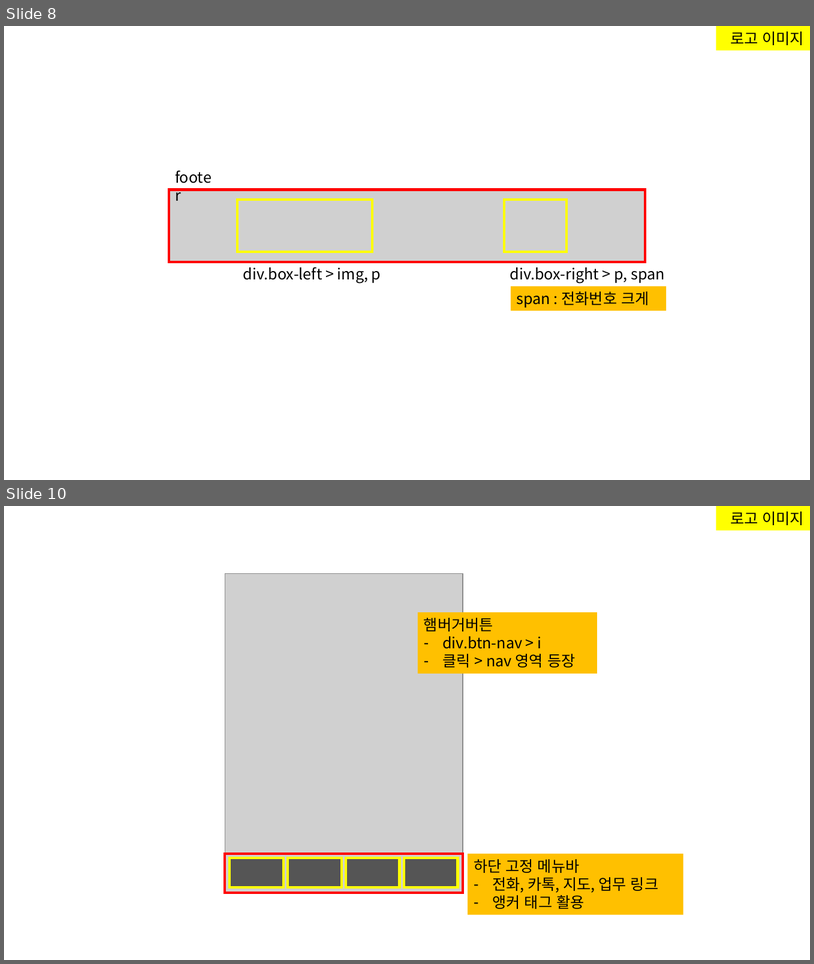
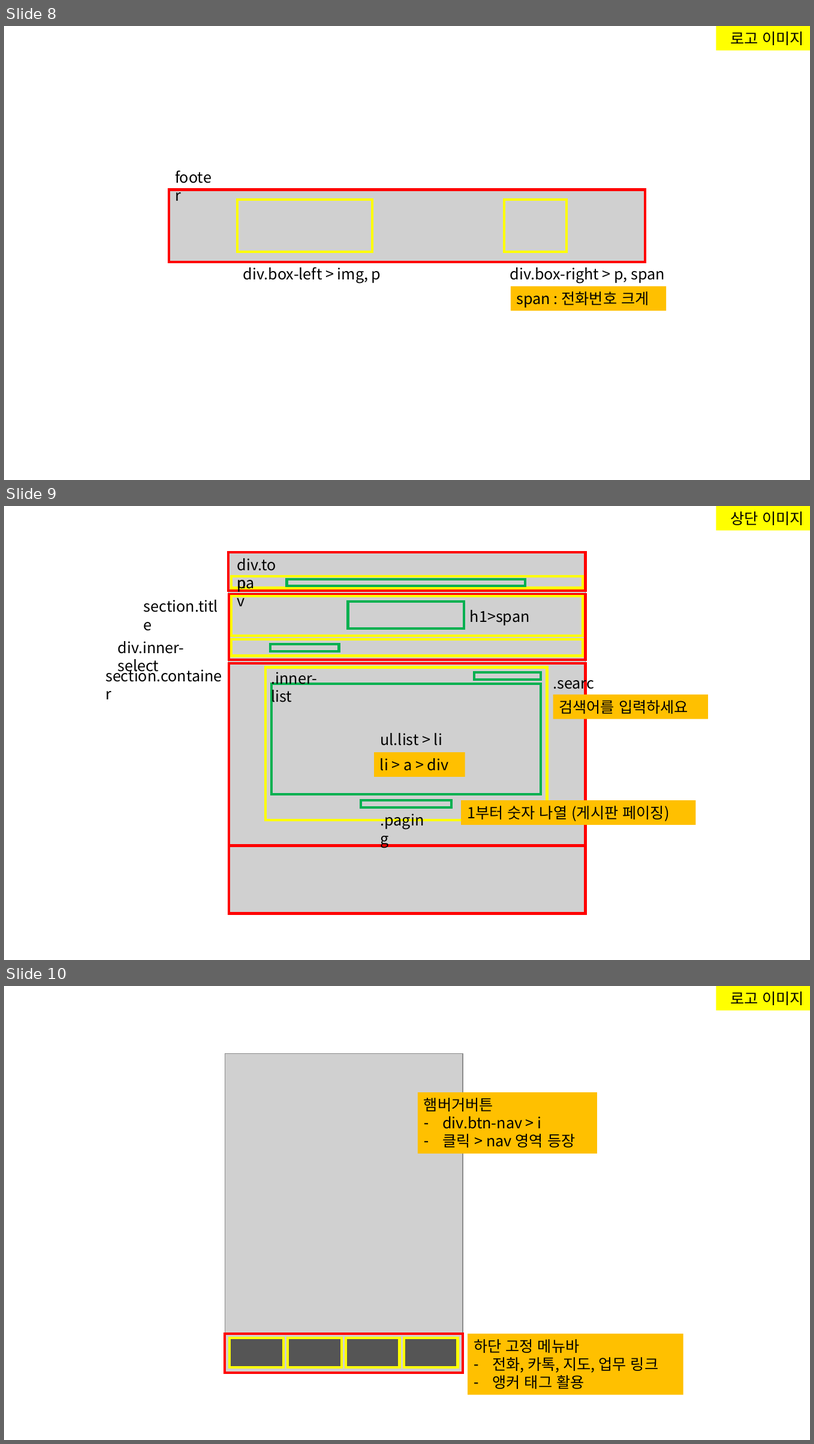
Before and after one commit to kim-yeny/project-lawfirm, a slide deck: [참고] lawfirm/(노트) lawfirm.pptx. Shown one above the other, each under a label of ours: slides 8 and 10 before the commit, slides 8, 9 and 10 after it; the slides between them are not shown. The pictures are 814x964 and 814x1444 pixels, drawn with LibreOffice and Linux fonts; fonts in the diff are those of the drawing; grey boxes stand for pictures. Boxes give left, top, right and bottom in pixels: in the first picture for what was removed or moved away, otherwise in the second. Text is boxed around its words. In the diff, an @@ line names an element or a change of style, - is before the commit and + after.

```diff
--- a/[참고] lawfirm/(노트) lawfirm.pptx
+++ b/[참고] lawfirm/(노트) lawfirm.pptx
@@ slide 9 added at [4,506,810,960], background #FFFFFF @@
@@ rectangle added at [717,506,810,530], fill #FFFF00, 18 pt, text #000000 @@
+상단 이미지
@@ picture added at [228,553,586,914] @@
@@ rectangle added at [228,553,586,591], outline #FF0000 3 pt @@
@@ text added at [237,558,276,571], 18 pt, text #000000 @@
+div.top
@@ rectangle added at [231,576,584,588], outline #FFFF00 3 pt @@
@@ text added at [231,571,268,595], 18 pt, text #000000 @@
+nav
@@ rectangle added at [229,594,586,660], outline #FF0000 3 pt @@
@@ rectangle added at [287,579,525,586], outline #00B050 3 pt @@
@@ text added at [144,600,218,612], 18 pt, text #000000 @@
+section.title
@@ rectangle added at [231,596,584,636], outline #FFFF00 3 pt @@
@@ rectangle added at [348,601,464,628], outline #00B050 3 pt @@
@@ text added at [470,610,530,625], 18 pt, text #000000 @@
+h1>span
@@ text added at [117,641,184,675], 18 pt, text #000000 @@
+div.inner-select
@@ rectangle added at [231,639,584,655], outline #FFFF00 3 pt @@
@@ rectangle added at [270,644,339,651], outline #00B050 3 pt @@
@@ text added at [105,666,222,682], 18 pt, text #000000 @@
+section.container
@@ rectangle added at [229,663,586,846], outline #FF0000 3 pt @@
@@ rectangle added at [266,667,548,819], outline #FFFF00 3 pt @@
@@ text added at [272,668,317,705], 18 pt, text #000000 @@
+.inner-list
@@ rectangle added at [272,684,541,795], outline #00B050 3 pt @@
@@ rectangle added at [474,672,541,679], outline #00B050 3 pt @@
@@ text added at [547,671,606,696], 18 pt, text #000000 @@
+.search
@@ rectangle added at [553,695,708,719], fill #FFC000, 18 pt, text #000000 @@
+검색어를 입력하세요
@@ text added at [380,733,443,745], 18 pt, text #000000 @@
+ul.list > li
@@ rectangle added at [374,752,465,777], fill #FFC000, 18 pt, text #000000 @@
+li > a > div
@@ rectangle added at [361,800,452,807], outline #00B050 3 pt @@
@@ text added at [375,808,438,832], 18 pt, text #000000 @@
+.paging
@@ rectangle added at [461,800,696,824], fill #FFC000, 18 pt, text #000000 @@
+1부터 숫자 나열 (게시판 페이징)
@@ rectangle added at [229,846,586,913], outline #FF0000 3 pt @@
```
Also in this commit, not shown: 1 slide changed, 1 slide removed, 10 other files.
